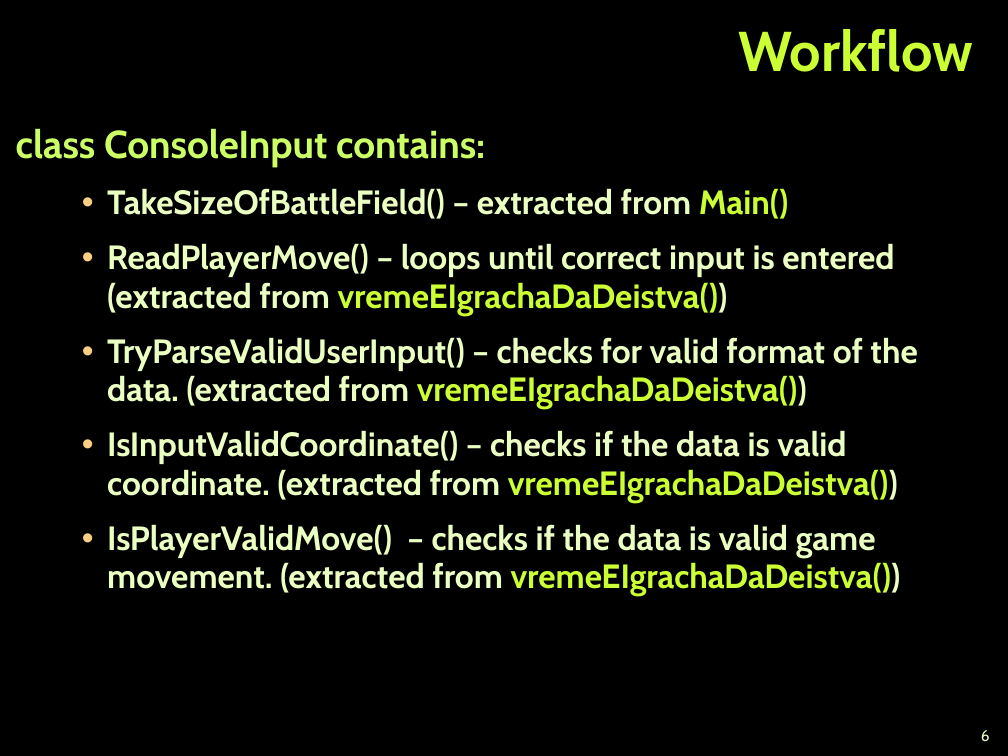
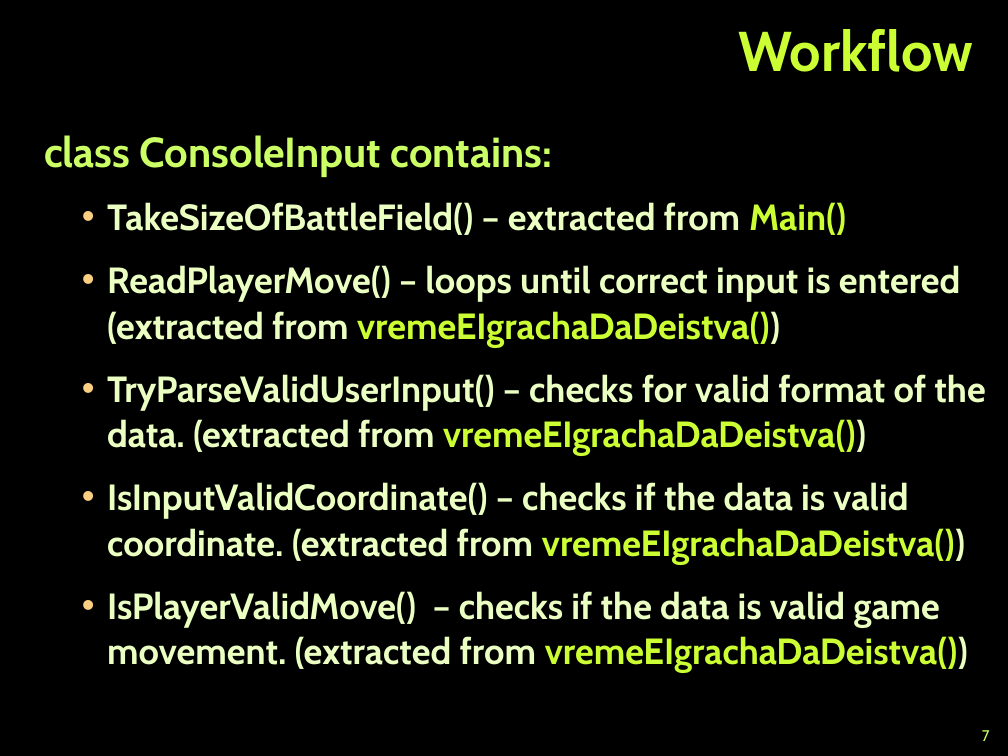
Before and after one commit to ilian-ivanov/TeamWorkArsenic, a slide deck: slide 7 of Team Arsenic.ppt (slide 6 before the commit). Drawn at 1008x756 pixels with LibreOffice and Linux fonts; fonts in the diff are those of the drawing; background and template pictures are left out. Boxes give left, top, right and bottom in pixels: in the first picture for what was removed or moved away, otherwise in the second. Text is boxed around its words. In the diff, an @@ line names an element or a change of style, - is before the commit and + after.

```diff
--- a/Team Arsenic.ppt
+++ b/Team Arsenic.ppt
@@ text "class ConsoleInput contains:" at [44,135,985,673]: size 27.8 to 30 pt in "class ConsoleInput contains:"; size 24.1 to 26 pt; line spacing 0.95 to 1.05 @@
@@ page number at [982,730,990,741]: text changed; text colour #EBFFC2 to #CCFF66 @@
-6
+7
```
Also in this commit, not shown: 6 other slides changed, 2 slides added, 4 other files.
